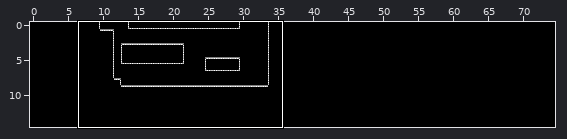
One commit to this LDtk project: source/Levels/World.ldtk. The first picture is a wide view before the edit; the outline marks the close-up.
Close-up. Earlier state:
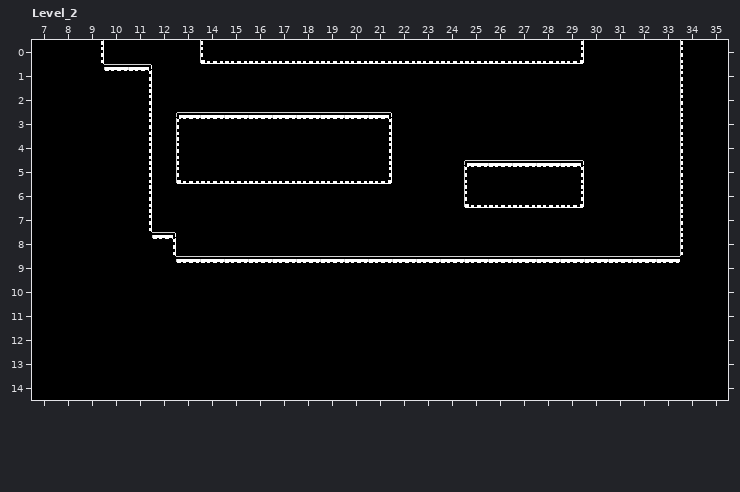
Cells are 16x16 px. Shown: Level_2 x 7..35, y 0..14. The commit also changed other parts of the map, which this record leaves out.
Now the later version:
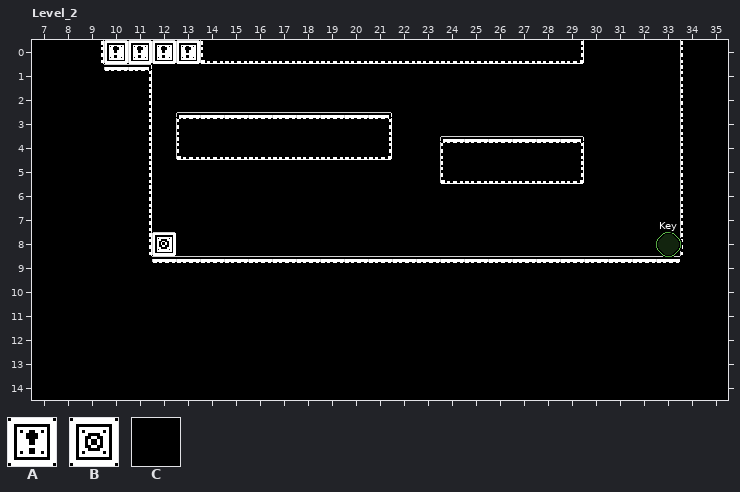
Key: from "Monochrome_tilemap_packed_tabl": A 7, B 8; from "Walls": C 1 "solid".
_ is an empty cell.
Objects are placed by their top-left corner, in cells (3,4 is the top-left corner of cell 3,4); size is 1x1 cell unless given.
Diff:
Layer "Walls":
y 4: x 24..29 ______ -> CCCCCC
y 5: x 13..21 CCCCCCCCC -> _________; x 24 _ -> C
y 6: x 25..29 CCCCC -> _____
y 8: x 12 C -> _
Layer "Entities":
added: "Key" ellipse at 33,8
added: A "SwitchDoor" at 10,0
added: A "SwitchDoor" at 11,0
added: A "SwitchDoor" at 12,0
added: A "SwitchDoor" at 13,0
added: B "Switch" at 12,8
